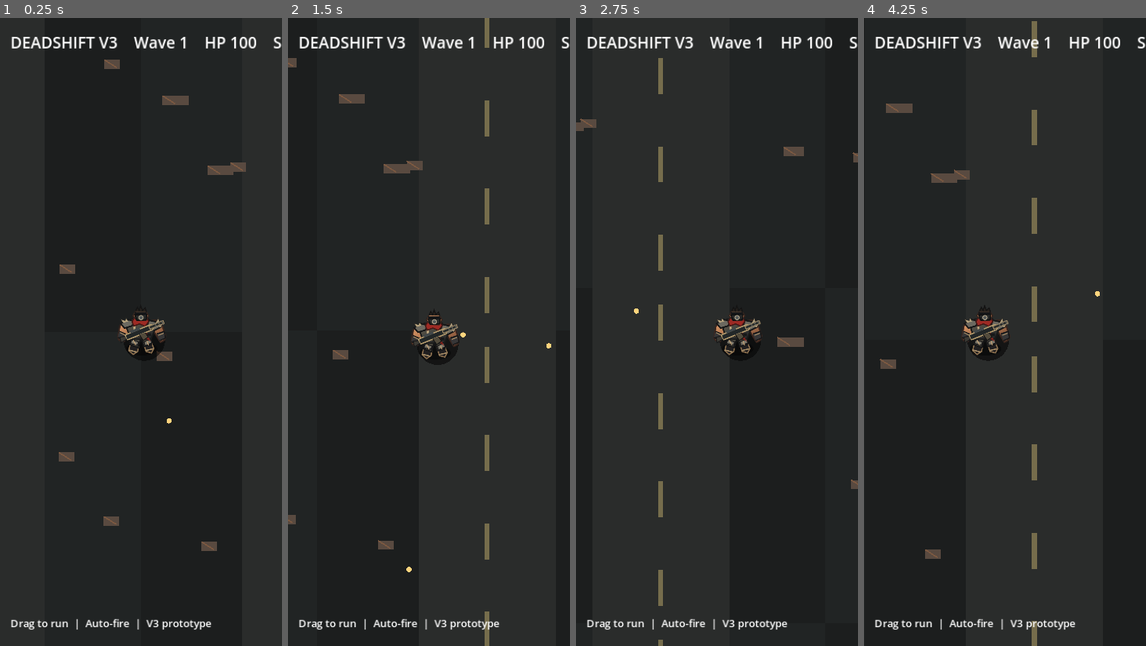
Above: before the commit, frames 1-4 (left to right).
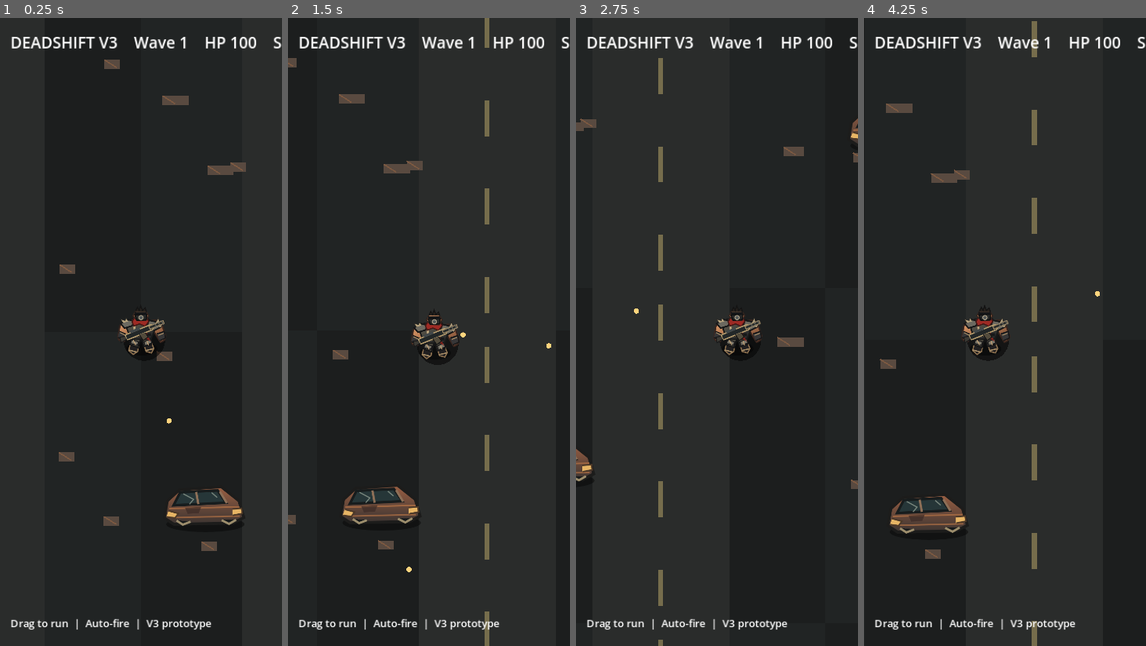
Above: after the commit, the same moments.

Repository: dennypag02/deadshift
Game: Godot game, scene res://scenes/main.tscn
Same seed, same stepped clock (60 frames per second), same inputs: the game is played once before the commit and once after it.
Inputs (mouse positions are in pixels of both pictures, inside the frame that each line leads up to):
- Up to frame 1 (0.25 s): no input
- Up to frame 2 (1.5 s): tap Enter at 0.5 s; move the mouse to (491, 300) at 0.52 s; hold Right (ui_right) 0.53-1.25 s; click (491, 300) at 0.67 s; drag from (372, 363) to (414, 457) at 1.27 s
- Up to frame 3 (2.75 s): move the mouse to (745, 193) at 2.02 s; hold Right (ui_right) from 2.03 s (still down)
- Up to frame 4 (4.25 s): release Right (ui_right) at 2.75 s; drag from (990, 457) to (920, 237) at 2.77 s; move the mouse to (1089, 426) at 3.52 s; hold Left (ui_left) from 3.53 s (still down)

The runs differ from the first frame. In frame 1, 1.1% of the frame differs, in the area x 58-87%, y 74-81%; in frame 2, 1.1%; in frame 3, 0.3%; in frame 4, 1.1%.

Commit message:
V3A: render survivor, zombie and abandoned-car textures in scrolling world

Diff:
--- a/godot/scripts/main.gd
+++ b/godot/scripts/main.gd
@@ -4,6 +4,8 @@
 
 const CHUNK := 512.0
 const SURVIVOR_ART := preload("res://art/survivor_wasteland.svg")
+const ZOMBIE_ART := preload("res://art/zombie_shambler.svg")
+const CAR_ART := preload("res://art/wrecked_car.svg")
 const PLAYER_SPEED := 245.0
 const FIRE_PERIOD := 0.28
 const BULLET_SPEED := 570.0
@@ -141,11 +143,7 @@
 			_draw_chunk(Vector2i(x, y))
 	for e in enemies:
 		var p: Vector2 = e["pos"]
-		draw_circle(p + Vector2(4, 7), 19, Color(0.05, 0.06, 0.06, 0.7))
-		draw_circle(p, 17, Color("#63765b"))
-		draw_circle(p + Vector2(0, -7), 9, Color("#9bb28a"))
-		draw_line(p + Vector2(-9, 4), p + Vector2(-21, 12), Color("#63765b"), 6.0)
-		draw_line(p + Vector2(9, 4), p + Vector2(21, 12), Color("#63765b"), 6.0)
+		draw_texture_rect(ZOMBIE_ART, Rect2(p - Vector2(25, 25), Vector2(50, 50)), false)
 	for b in bullets:
 		draw_circle(b["pos"], BULLET_RADIUS, Color("#ffd47d"))
 	draw_circle(player_pos + Vector2(5, 12), 32, Color(0.02, 0.02, 0.02, 0.6))
@@ -160,6 +158,8 @@
 	for i in range(4):
 		draw_rect(Rect2(base + Vector2(256, i * 135 + 25), Vector2(8, 55)), Color("#766d4c"))
 	var seed_value := absi(chunk.x * 73856093 ^ chunk.y * 19349663)
+	if posmod(chunk.x * 7 + chunk.y * 11, 4) == 0:
+		draw_texture_rect(CAR_ART, Rect2(base + Vector2(25, 220), Vector2(145, 91)), false)
 	for i in range(8):
 		var xx := float(posmod(seed_value + i * 173, 450)) + 24.0
 		var yy := float(posmod(seed_value / (i + 1) + i * 97, 440)) + 30.0
